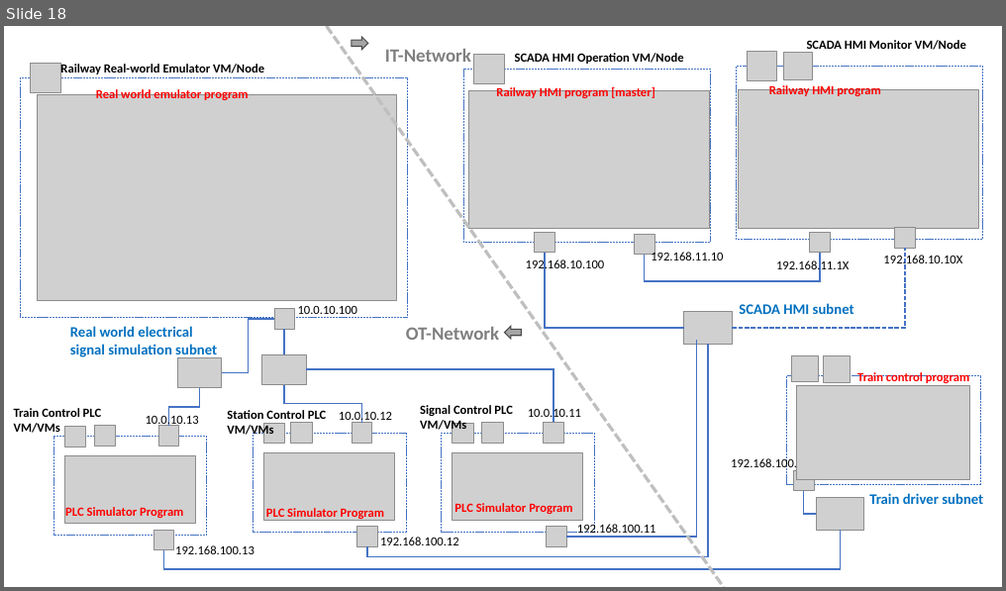
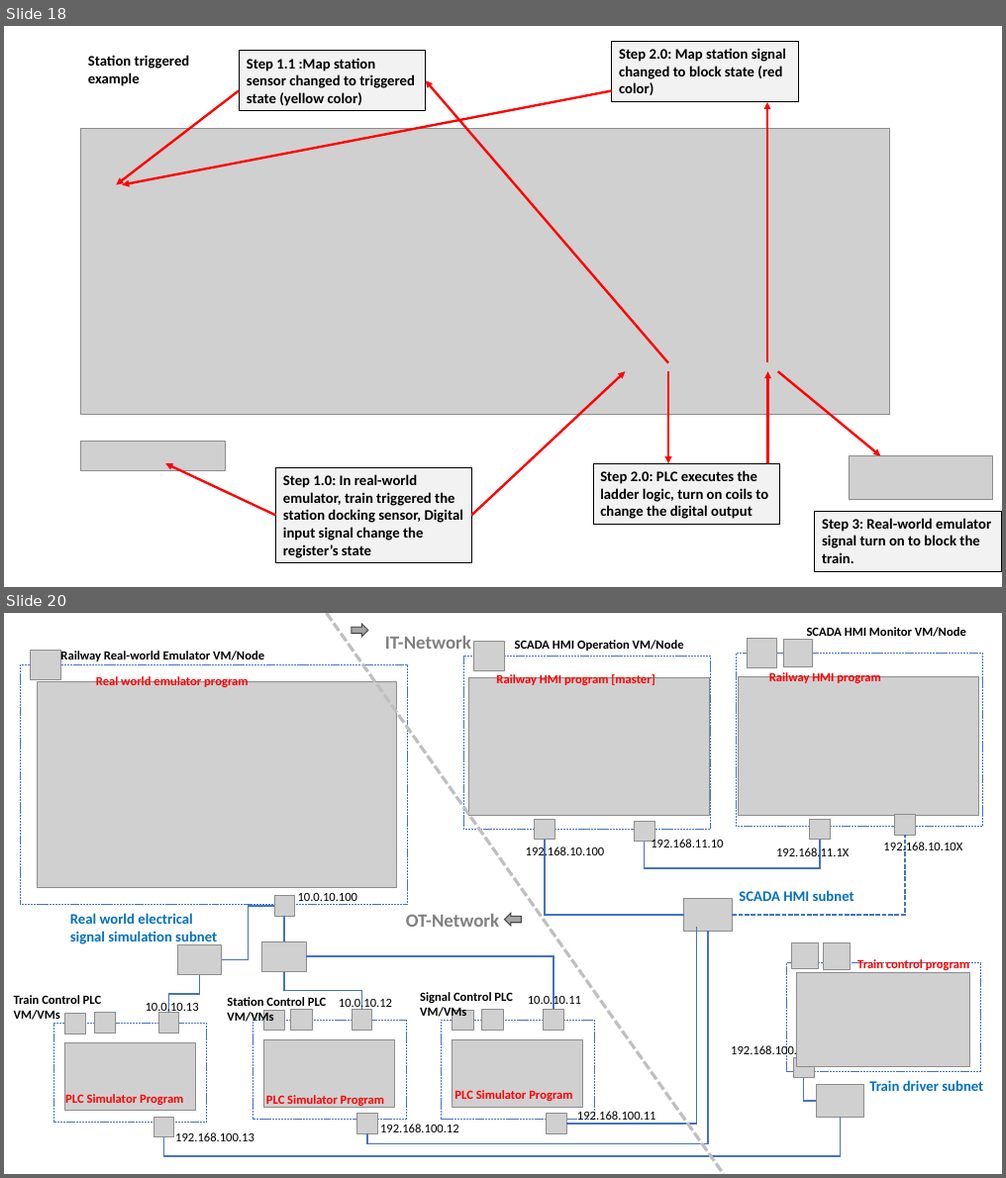
Before and after one commit to mrminhaz87/Railway-IT-OT-Demo, a slide deck: doc/designDoc.pptx. Shown one above the other, each under a label of ours: slide 18 before the commit, slides 18 and 20 after it; the slides between them are not shown. The pictures are 1006x591 and 1006x1178 pixels, drawn with LibreOffice and Linux fonts; fonts in the diff are those of the drawing; grey boxes stand for pictures. Boxes give left, top, right and bottom in pixels: in the first picture for what was removed or moved away, otherwise in the second. Text is boxed around its words. In the diff, an @@ line names an element or a change of style, - is before the commit and + after.

```diff
--- a/doc/designDoc.pptx
+++ b/doc/designDoc.pptx
@@ slide 18 added at box(4, 26, 1002, 587), background #FFFFFF @@
@@ text added at box(88, 55, 190, 86), 14 pt, text #000000, bold @@
+Station triggered example
@@ rectangle added at box(239, 51, 426, 111), fill #F2F2F2, outline #000000 0.5 pt, 14 pt, text #000000, bold @@
+Step 1.1 :Map station sensor changed to triggered state (yellow color)
@@ rectangle added at box(612, 41, 798, 101), fill #F2F2F2, outline #000000 0.5 pt, 14 pt, text #000000, bold @@
+Step 2.0: Map station signal changed to block state (red color)
@@ arrow added from (668, 364) to (426, 80), #FF0000 2.25 pt @@
@@ arrow added from (239, 91) to (116, 184), #FF0000 2.25 pt @@
@@ arrow added from (612, 91) to (122, 184), #FF0000 2.25 pt @@
@@ arrow added from (767, 363) to (767, 102), #FF0000 2.25 pt @@
@@ picture added at box(80, 129, 890, 414) @@
@@ arrow added from (472, 516) to (626, 372), #FF0000 2.25 pt @@
@@ arrow added from (668, 372) to (668, 464), #FF0000 2.25 pt @@
@@ arrow added from (768, 464) to (768, 372), #FF0000 2.25 pt @@
@@ arrow added from (778, 372) to (880, 457), #FF0000 2.25 pt @@
@@ picture added at box(80, 442, 225, 472) @@
@@ arrow added from (275, 516) to (165, 464), #FF0000 2.25 pt @@
@@ rectangle added at box(275, 468, 472, 564), fill #F2F2F2, outline #000000 0.5 pt, 14 pt, text #000000, bold @@
+Step 1.0: In real-world emulator, train triggered the station docking sensor, Digital input signal change the register’s state
@@ rectangle added at box(593, 464, 779, 525), fill #F2F2F2, outline #000000 0.5 pt, 14 pt, text #000000, bold @@
+Step 2.0: PLC executes the ladder logic, turn on coils to change the digital output
@@ picture added at box(848, 457, 993, 500) @@
@@ rectangle added at box(815, 511, 1001, 571), fill #F2F2F2, outline #000000 0.5 pt, 14 pt, text #000000, bold @@
+Step 3: Real-world emulator signal turn on to block the train.
@@ what was slide 18 is now slide 20 @@
```
Also in this commit, not shown: 1 other slide added, 7 other files.
